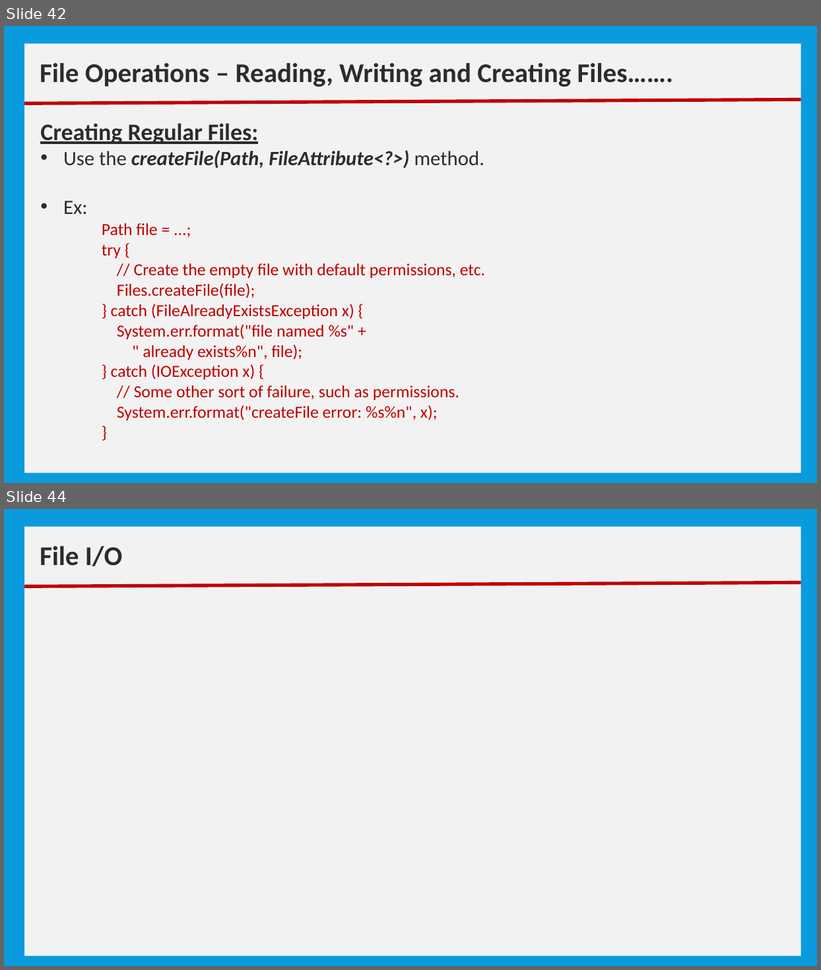
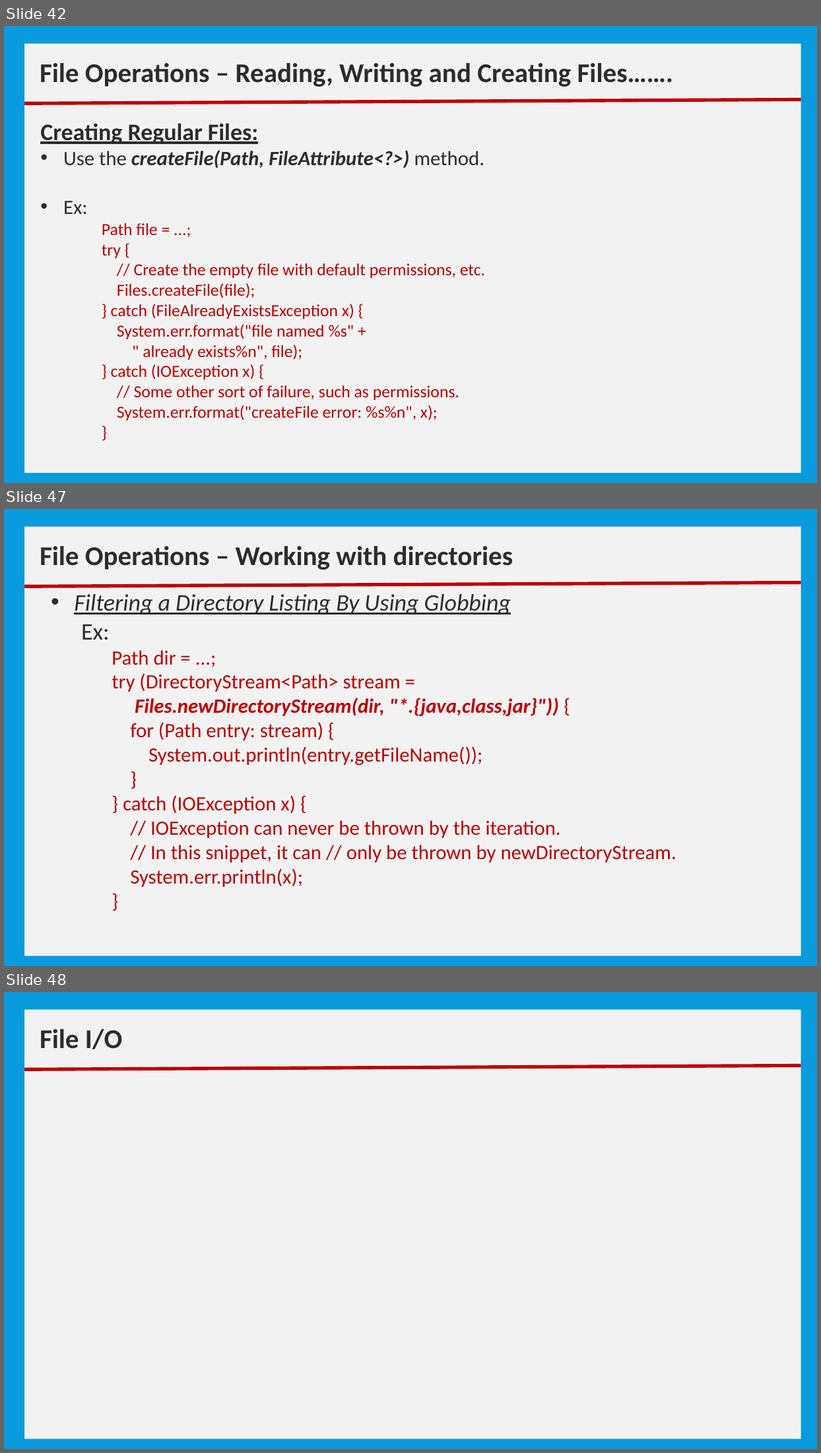
Before and after one commit to nmsgit1234/TechnicalDocs, a slide deck: training/core_java/10_Basic IO.pptx. Shown one above the other, each under a label of ours: slides 42 and 44 before the commit, slides 42, 47 and 48 after it; the slides between them are not shown. The pictures are 821x970 and 821x1453 pixels, drawn with LibreOffice and Linux fonts; fonts in the diff are those of the drawing. Boxes give left, top, right and bottom in pixels: in the first picture for what was removed or moved away, otherwise in the second. Text is boxed around its words. In the diff, an @@ line names an element or a change of style, - is before the commit and + after.

Commit message:
Updated for the managing directories.

```diff
--- a/training/core_java/10_Basic IO.pptx
+++ b/training/core_java/10_Basic IO.pptx
@@ slide 47 added at [4, 509, 817, 966], background #099BDD @@
@@ rectangle added at [24, 527, 801, 956], fill #F2F2F2 @@
@@ text added at [40, 546, 514, 570], 32 pt, text #2C2C2C, bold @@
+File Operations – Working with directories
@@ line added from (24, 586) to (801, 583), #C00000 4 pt @@
@@ text added at [74, 594, 677, 887], 24 pt, text #C00000 @@
+        • Filtering a Directory Listing By Using Globbing
+        Ex:
+            Path dir = ...;
+            try (DirectoryStream<Path> stream =
+            Files.newDirectoryStream(dir, "*.{java,class,jar}")) {
+            for (Path entry: stream) {
+            System.out.println(entry.getFileName());
+            }
+            } catch (IOException x) {
+            // IOException can never be thrown by the iteration.
+            // In this snippet, it can // only be thrown by newDirectoryStream.
+            System.err.println(x);
+            }
@@ what was slide 44 is now slide 48 @@
```
Also in this commit, not shown: 1 slide changed, 3 other slides added, 7 other files.
